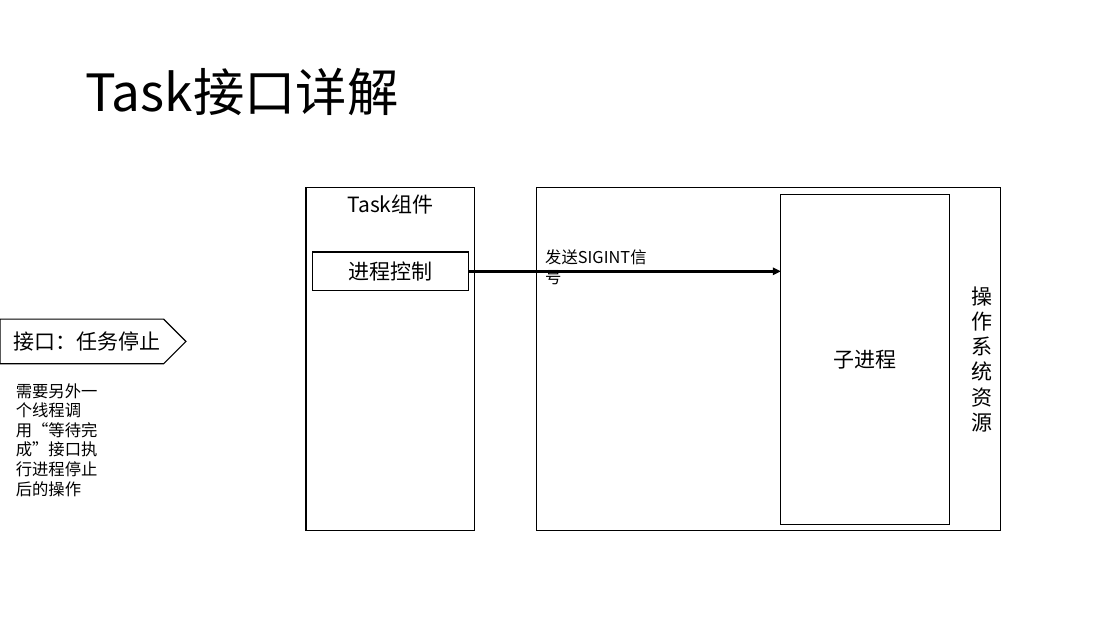
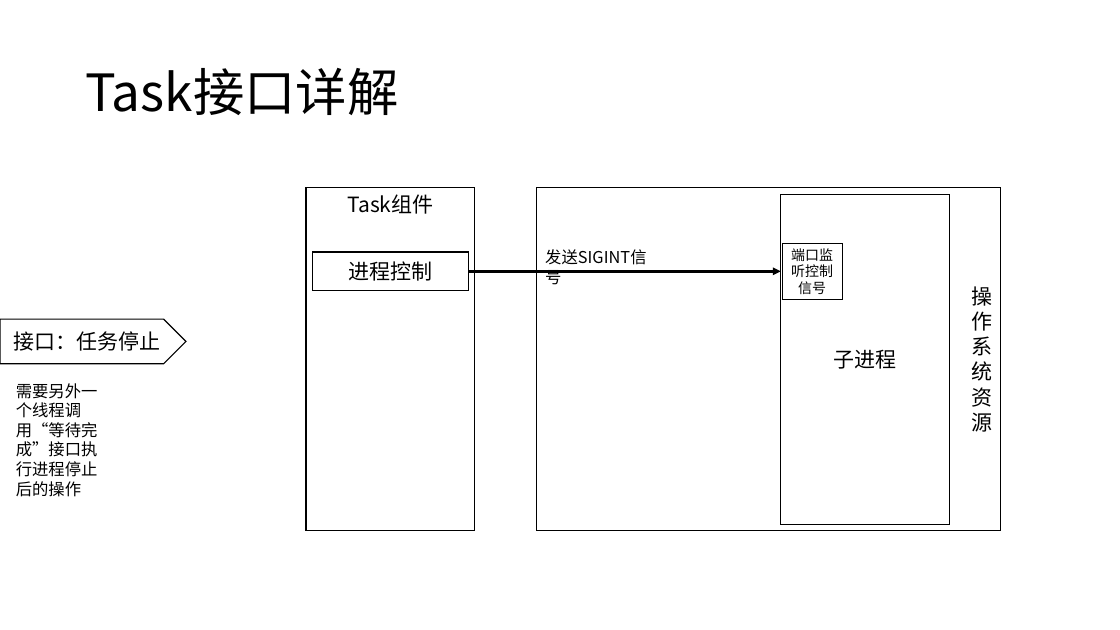
Before and after one commit to WuXiSTC/PressureMeter, a slide deck: slide 17 of 设计图.pptx. Drawn at 1120x630 pixels with LibreOffice and Linux fonts; fonts in the diff are those of the drawing. Boxes give left, top, right and bottom in pixels: in the first picture for what was removed or moved away, otherwise in the second. Text is boxed around its words. In the diff, an @@ line names an element or a change of style, - is before the commit and + after.

```diff
--- a/设计图.pptx
+++ b/设计图.pptx
@@ rectangle added at bbox=[782, 244, 843, 299], fill #FFFFFF, outline #000000 1 pt, 12 pt, text #000000 @@
+端口监听控制信号
```
Also in this commit, not shown: 1 other slide changed, 5 other files.
